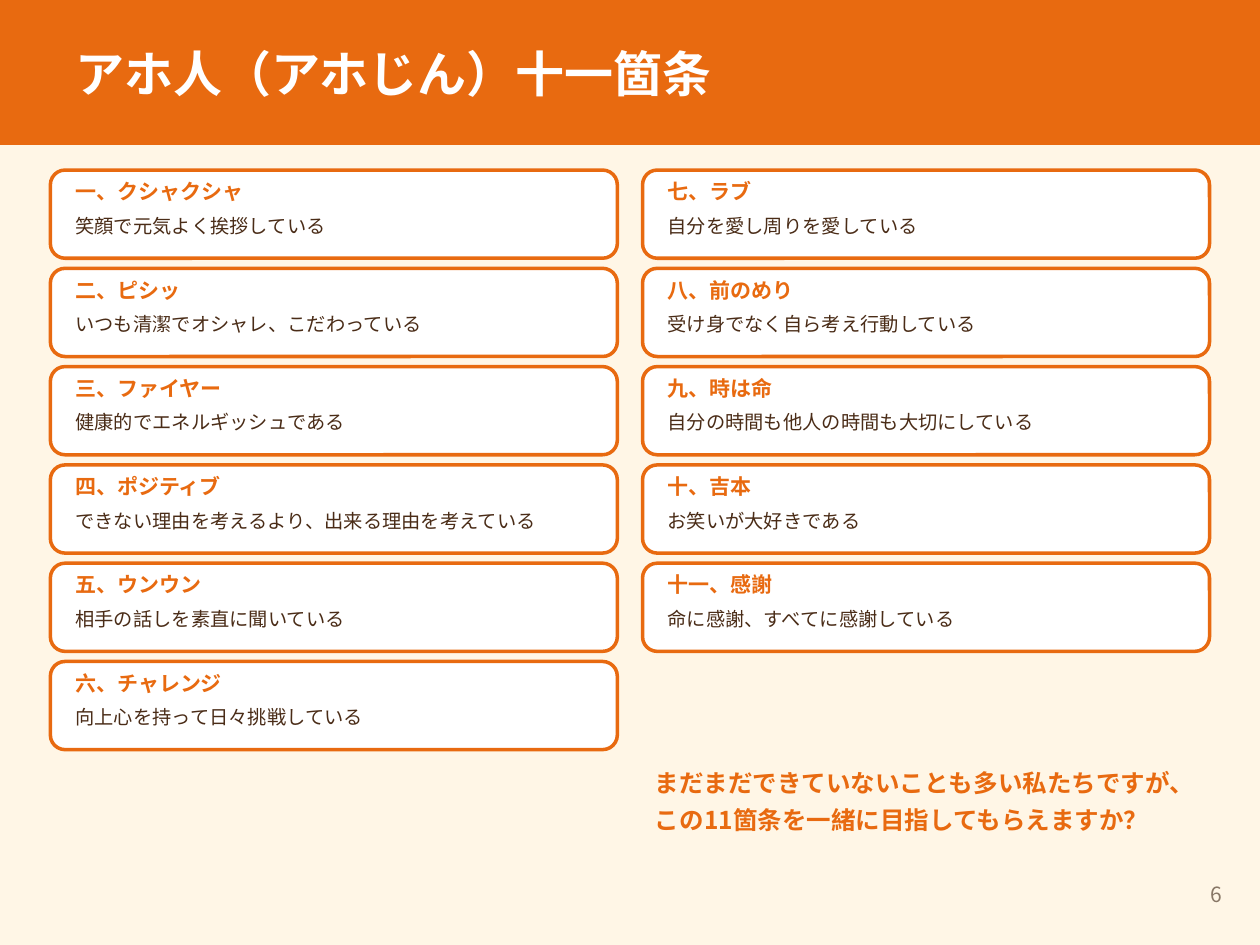
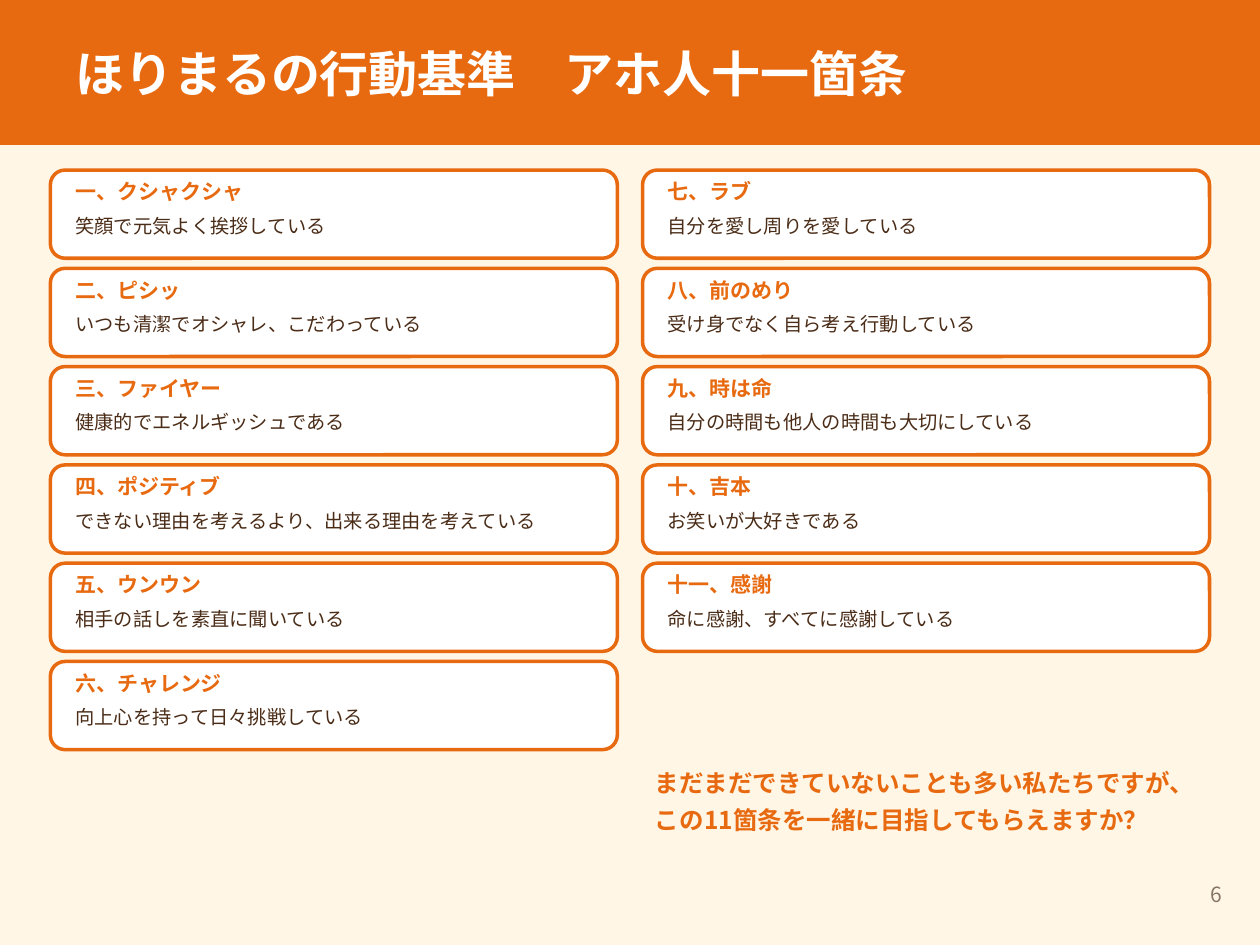
Before and after one commit to ahouprojectmaimai-beep/claude, a slide deck: slide 6 of horimaru/01_ほりまる面接紙芝居_案.pptx. Drawn at 1260x945 pixels with LibreOffice and Linux fonts; fonts in the diff are those of the drawing. Boxes give left, top, right and bottom in pixels: in the first picture for what was removed or moved away, otherwise in the second. Text is boxed around its words. In the diff, an @@ line names an element or a change of style, - is before the commit and + after.

```diff
--- a/horimaru/01_ほりまる面接紙芝居_案.pptx
+++ b/horimaru/01_ほりまる面接紙芝居_案.pptx
@@ text at (75,50,908,97): text changed @@
-アホ人（アホじん）十一箇条
+ほりまるの行動基準 アホ人十一箇条
```
